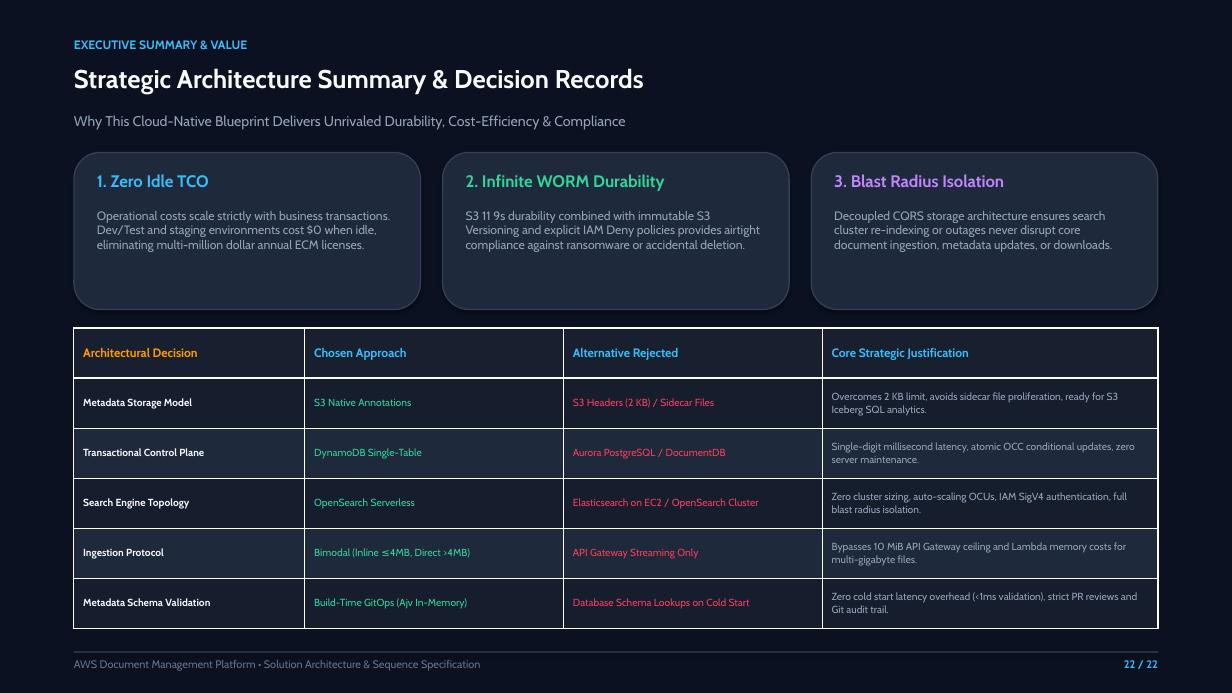
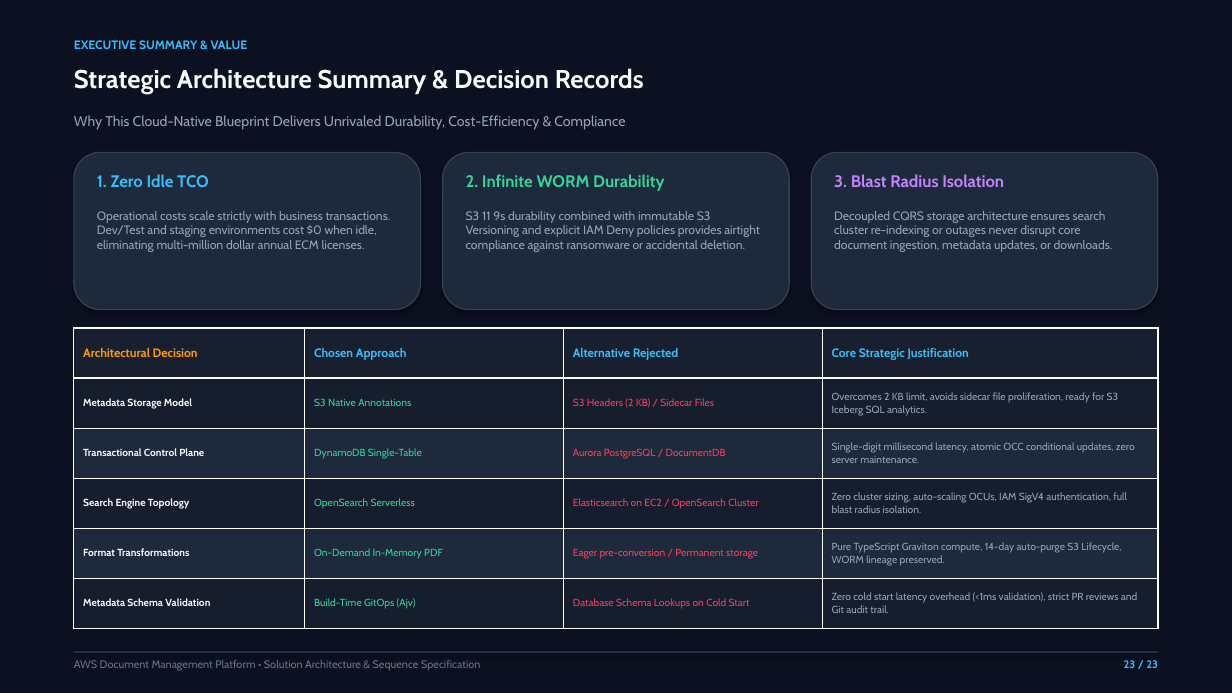
Before and after one commit to peydan/aws-doc-management-system, a slide deck: slide 23 of presentations/AWS_Document_Management_Platform_Architecture.pptx (slide 22 before the commit). Drawn at 1232x693 pixels with LibreOffice and Linux fonts; fonts in the diff are those of the drawing. Boxes give left, top, right and bottom in pixels: in the first picture for what was removed or moved away, otherwise in the second. Text is boxed around its words. In the diff, an @@ line names an element or a change of style, - is before the commit and + after.

Commit message:
docs(presentations): update PPTX decks, generators, and HTML presentations for on-demand PDF conversion & Graviton compute

```diff
--- a/presentations/AWS_Document_Management_Platform_Architecture.pptx
+++ b/presentations/AWS_Document_Management_Platform_Architecture.pptx
@@ table at [74, 328, 1158, 628] @@
-row 5: Ingestion Protocol | Bimodal (Inline ≤4MB, Direct >4MB) | API Gateway Streaming Only | Bypasses 10 MiB API Gateway ceiling and Lambda memory costs for multi-gigabyte files.
+row 5: Format Transformations | On-Demand In-Memory PDF | Eager pre-conversion / Permanent storage | Pure TypeScript Graviton compute, 14-day auto-purge S3 Lifecycle, WORM lineage preserved.
-row 6, column 2: Build-Time GitOps (Ajv In-Memory)
+row 6, column 2: Build-Time GitOps (Ajv)
```
Also in this commit, not shown: 21 other slides changed, 1 slide added, 7 other files.
